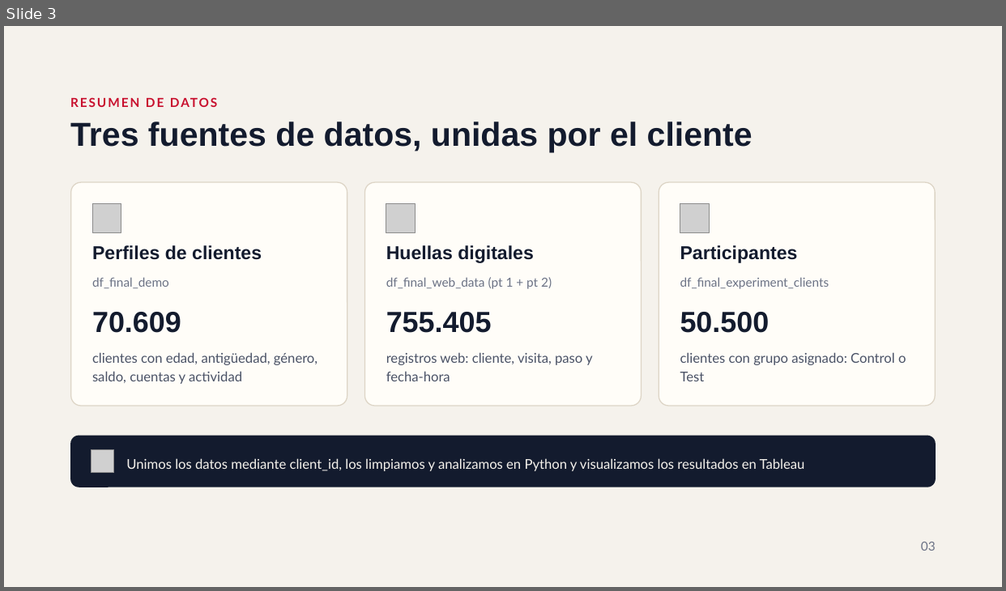
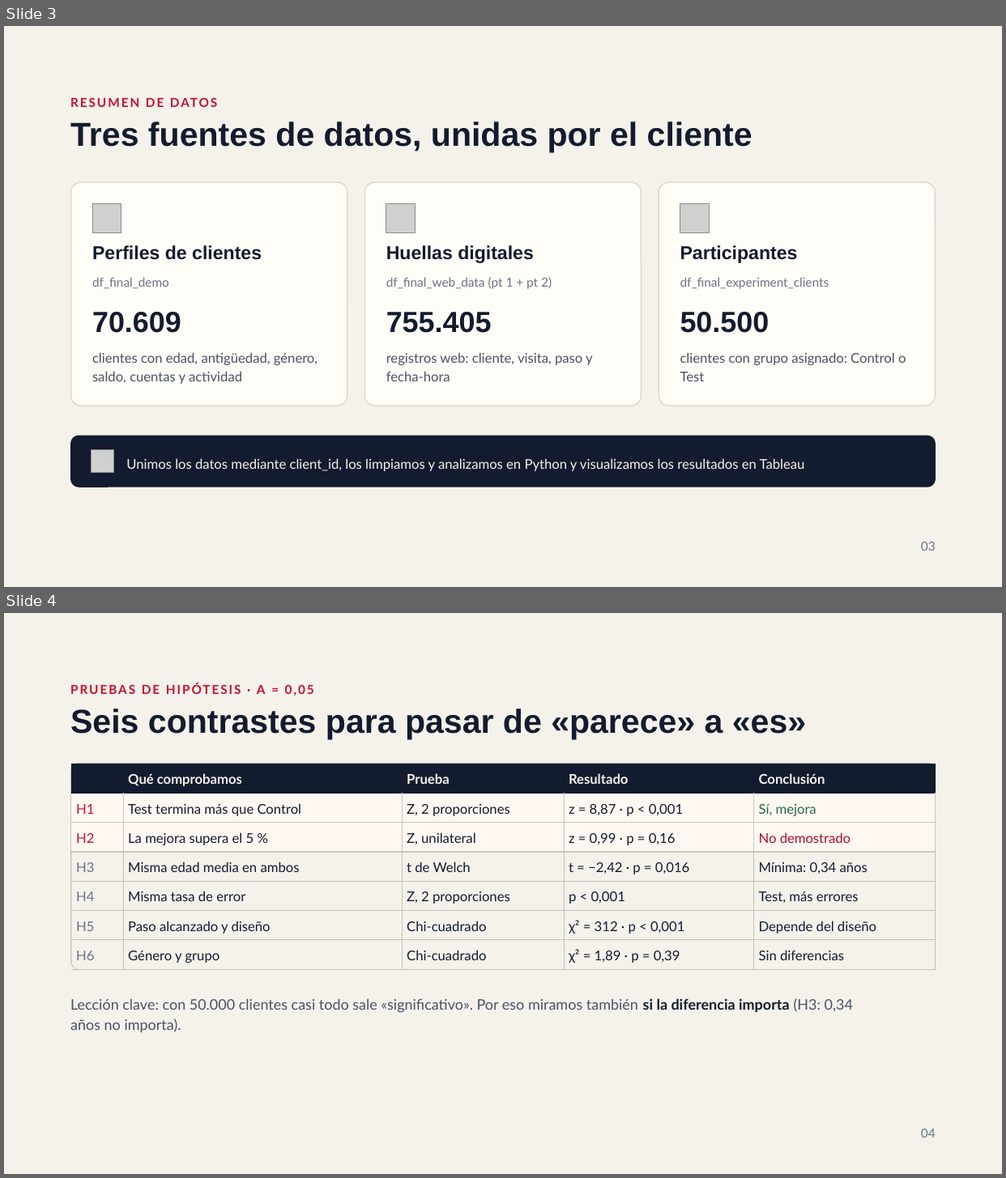
Before and after one commit to beafernandez22/Project_Vanguard_ab_Test, a slide deck: outputs/Vanguard_Presentación.pptx. Shown one above the other, each under a label of ours: slide 3 before the commit, slides 3 and 4 after it. The pictures are 1006x591 and 1006x1178 pixels, drawn with LibreOffice and Linux fonts; fonts in the diff are those of the drawing; grey boxes stand for pictures. Boxes give left, top, right and bottom in pixels: in the first picture for what was removed or moved away, otherwise in the second. Text is boxed around its words. In the diff, an @@ line names an element or a change of style, - is before the commit and + after.

```diff
--- a/outputs/Vanguard_Presentación.pptx
+++ b/outputs/Vanguard_Presentación.pptx
@@ slide 4 added at [4, 613, 1002, 1174], background #F5F2EC @@
@@ text added at [257, 684, 292, 694], 12 pt, text #C8102E, bold @@
+PRUEBAS DE HIPÓTESIS · Α = 0,05
@@ title added at [70, 709, 806, 739], 32 pt, text #131B2E, bold @@
+Seis contrastes para pasar de «parece» a «es»
@@ freeform shape added at [70, 763, 936, 969], fill #141413 at 22% opacity @@
@@ table added at [71, 764, 935, 969], 7 rows, 5 columns @@
+ | Qué comprobamos | Prueba | Resultado | Conclusión
+H1 | Test termina más que Control | Z, 2 proporciones | z = 8,87 · p < 0,001 | Sí, mejora
+H2 | La mejora supera el 5 % | Z, unilateral | z = 0,99 · p = 0,16 | No demostrado
+H3 | Misma edad media en ambos | t de Welch | t = −2,42 · p = 0,016 | Mínima: 0,34 años
+H4 | Misma tasa de error | Z, 2 proporciones | p < 0,001 | Test, más errores
+H5 | Paso alcanzado y diseño | Chi-cuadrado | χ² = 312 · p < 0,001 | Depende del diseño
+H6 | Género y grupo | Chi-cuadrado | χ² = 1,89 · p = 0,39 | Sin diferencias
@@ text added at [70, 999, 853, 1033], 14 pt, text #4A5266 @@
+Lección clave: con 50.000 clientes casi todo sale «significativo». Por eso miramos también si la diferencia importa (H3: 0,34 años no importa).
@@ text added at [921, 1129, 936, 1138], 12 pt, text #6B7285 @@
+04
```
Also in this commit, not shown: 2 slides changed, 1 other file.
